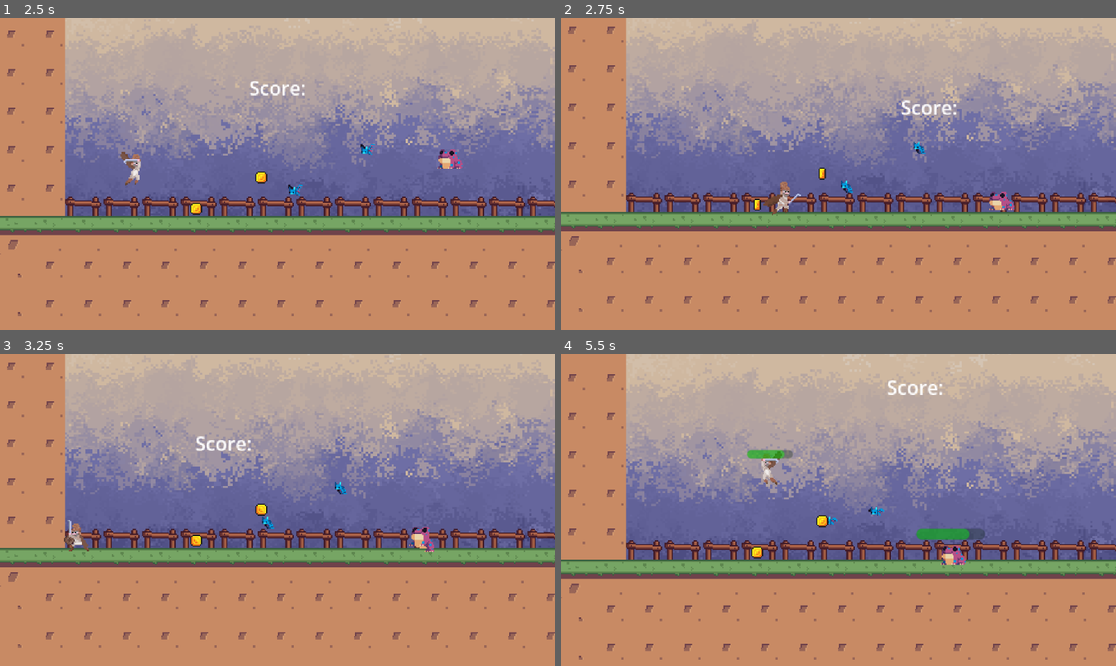
Above: before the commit, frames 1-4 (two rows, left to right).
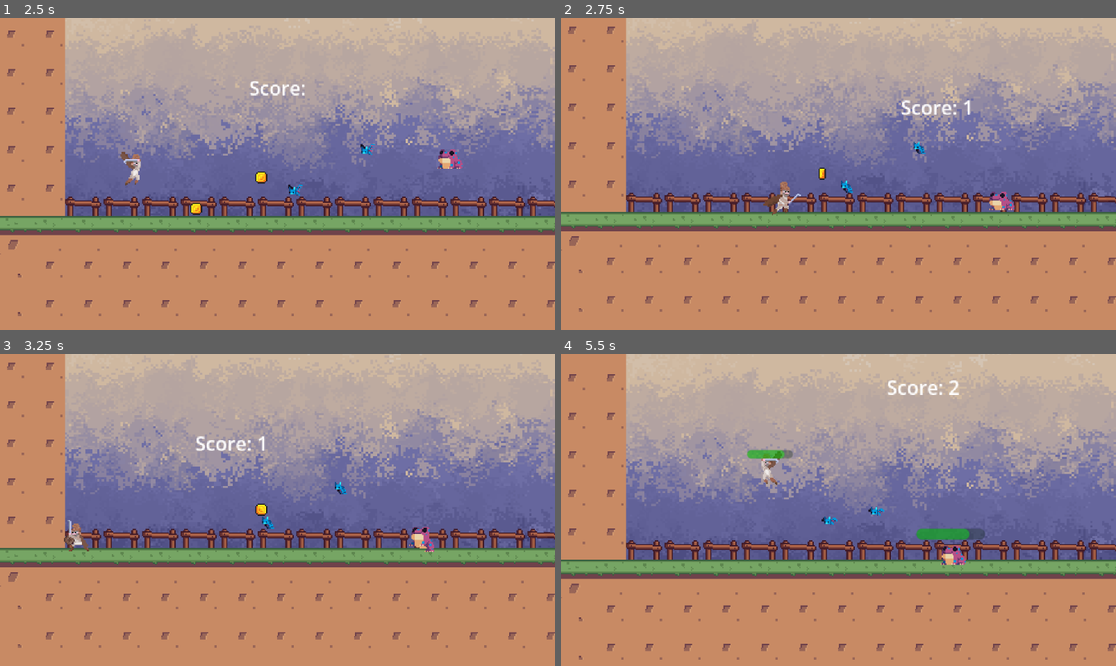
Above: after the commit, the same moments.

Repository: D1zan/TVR
Game: Godot game, scene res://Scenes/main_menu.tscn
The game is run twice, just before and just after one commit, with the same random seed, the same clock (stepped at 60 frames per second) and the same inputs.
Inputs (mouse positions are in pixels of both pictures, inside the frame that each line leads up to):
- Up to frame 1 (2.5 s): click "Enter Lobby" at 0.5 s; tap Enter (ui_accept) at 1.25 s; move the mouse to (399, 158) at 1.27 s; hold D (right) from 1.28 s (still down); click (399, 158) at 1.35 s; tap Space (jump) at 1.52, 2.27 s; move the mouse to (166, 189) at 2.02 s; right-click (166, 189) at 2.1 s
- Up to frame 2 (2.75 s): keep holding D (right)
- Up to frame 3 (3.25 s): move the mouse to (333, 441) at 2.77 s; release D (right) at 2.78 s; hold A (left) from 2.78 s (still down); click (333, 441) at 2.85 s
- Up to frame 4 (5.5 s): move the mouse to (810, 572) at 3.52 s; release A (left) at 3.53 s; hold D (right) 3.53-5.03 s; right-click (810, 572) at 3.6 s; tap Space (jump) at 3.77, 4.52, 5.27 s; move the mouse to (1005, 556) at 4.27 s; click (1005, 556) at 4.35 s; move the mouse to (672, 463) at 5.02 s; hold A (left) from 5.03 s (still down); right-click (672, 463) at 5.1 s

Frame 1 is identical in both runs. In frame 2, less than 0.1% of the frame differs, in the area x 34-74%, y 26-62%; in frame 3, 0.1%; in frame 4, 0.2%, in the area x 34-72%, y 8-66%.

Commit message:
fixed coins

Diff:
--- a/Scenes/fireball.tscn
+++ b/Scenes/fireball.tscn
@@ -63,7 +63,7 @@
 position = Vector2(-10, 6.25)
 scale = Vector2(0.708861, 0.801587)
 sprite_frames = SubResource("SpriteFrames_o5lyf")
-frame_progress = 0.789608
+frame_progress = 0.299153
 
 [node name="CollisionShape2D" type="CollisionShape2D" parent="."]
 position = Vector2(-19, 14)
--- a/Scripts/coin.gd
+++ b/Scripts/coin.gd
@@ -2,6 +2,6 @@
 
 @onready var pickup_manager = $"../PickupManager"
 
-# func _on_body_entered(body):
- #	pickup_manager.add_point()
-	# queue_free()
+func _on_body_entered(body):
+	pickup_manager.add_point()
+	queue_free()
Not shown: 1 places in Scenes/player.tscn that only renumber resources
Not shown: 1 places in Scenes/stage_1.tscn that only renumber resources
